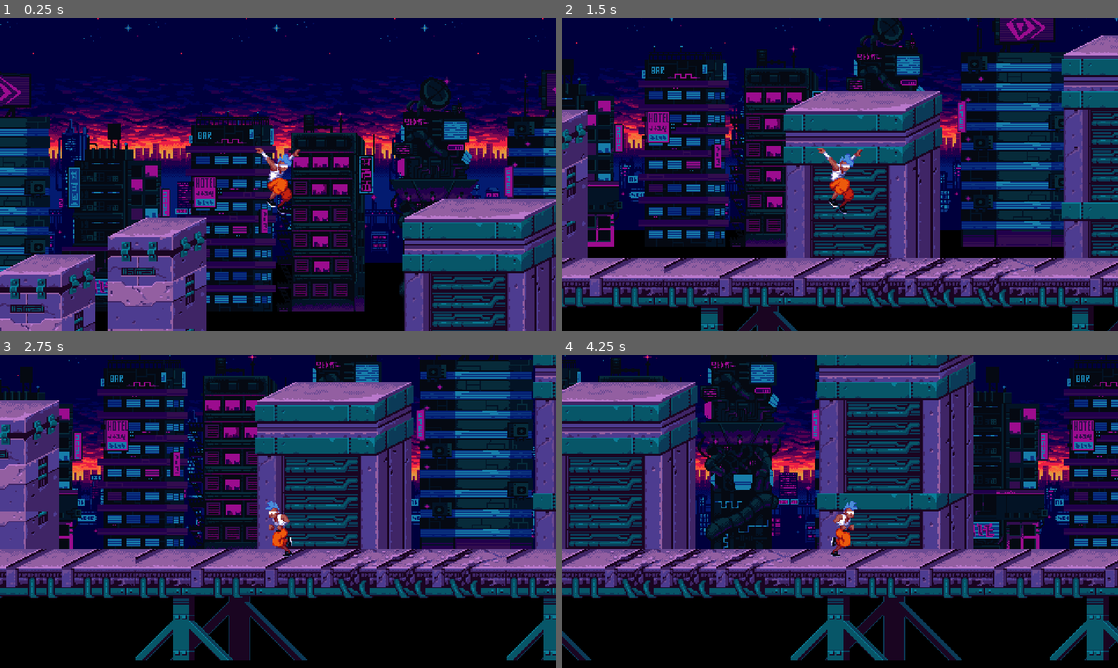
Above: before the commit, frames 1-4 (two rows, left to right).
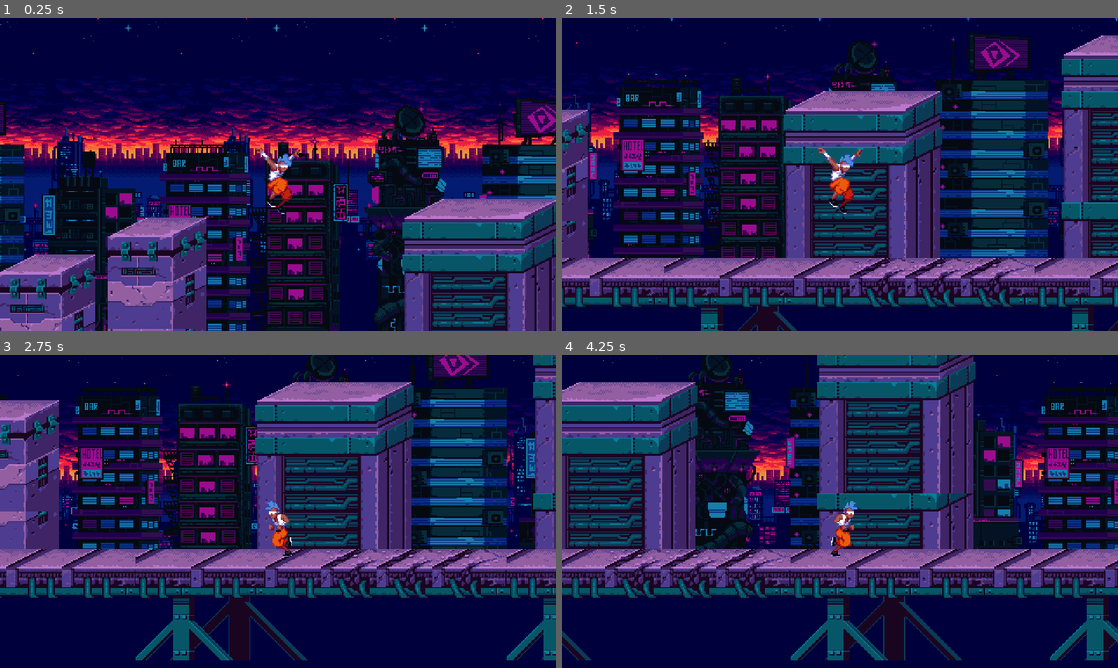
Above: after the commit, the same moments.

Repository: ikostan/2d_platformer_tutorial
Game: Godot game, scene res://scenes/test/test.tscn
Same seed, same stepped clock (60 frames per second), same inputs: the game is played once before the commit and once after it.
Inputs:
- Up to frame 1 (0.25 s): no input
- Up to frame 2 (1.5 s): hold D (right) from 0.53 s (still down); tap Space (jump) at 0.77 s
- Up to frame 3 (2.75 s): tap Space (jump) at 1.52 s; release D (right) at 2.03 s; hold A (left) from 2.03 s (still down)
- Up to frame 4 (4.25 s): release A (left) at 2.78 s; hold D (right) from 2.78 s (still down); tap Space (jump) at 3.02, 3.77 s

The runs differ from the first frame. In frame 1, 32% of the frame differs, in the area x 0-100%, y 16-100%; in frame 2, 38%; in frame 3, 46%, in the area x 0-100%, y 0-100%; in frame 4, 37%.

Commit message:
Paralax finetuning

Diff:
--- a/scenes/paralax/paralax_background.tscn
+++ b/scenes/paralax/paralax_background.tscn
@@ -24,7 +24,7 @@
 repeat_times = 7
 
 [node name="Sprite2D" type="Sprite2D" parent="Midground"]
-position = Vector2(-76, 118)
+position = Vector2(-80, 125)
 texture = ExtResource("2_esdiv")
 centered = false
 
@@ -35,6 +35,6 @@
 repeat_times = 2
 
 [node name="Sprite2D" type="Sprite2D" parent="Foreground"]
-position = Vector2(-88, 31)
+position = Vector2(-110, 55)
 texture = ExtResource("3_8jkpp")
 centered = false
--- a/scenes/test/test.tscn
+++ b/scenes/test/test.tscn
@@ -2,7 +2,7 @@
 
 [ext_resource type="PackedScene" uid="uid://ocf8wq7hrc5" path="res://scenes/maps/ground_tile_map_layer.tscn" id="1_5bf8b"]
 [ext_resource type="PackedScene" uid="uid://dxisyd7ehgsio" path="res://scenes/player/player.tscn" id="1_h8pf5"]
-[ext_resource type="Script" path="res://scripts/levels/test_scene_script.gd" id="1_kc0cw"]
+[ext_resource type="Script" path="res://scripts/levels/scene_script.gd" id="1_kc0cw"]
 [ext_resource type="PackedScene" uid="uid://bfqe57n8fdtqj" path="res://scenes/paralax/paralax_background.tscn" id="2_78r6u"]
 
 [node name="TestScene" type="Node2D"]
--- a/scripts/levels/test_scene_script.gd
+++ b/scripts/levels/scene_script.gd
@@ -2,7 +2,7 @@
 
 # Called when the node enters the scene tree for the first time.
 func _ready() -> void:
-	RenderingServer.set_default_clear_color(Color.BLACK)
+	RenderingServer.set_default_clear_color("00003c")
 	if DisplayServer.window_get_mode() != DisplayServer.WINDOW_MODE_WINDOWED:
 			DisplayServer.window_set_mode(DisplayServer.WINDOW_MODE_WINDOWED)
 	print("WINDOW_MODE: ", DisplayServer.window_get_mode())
